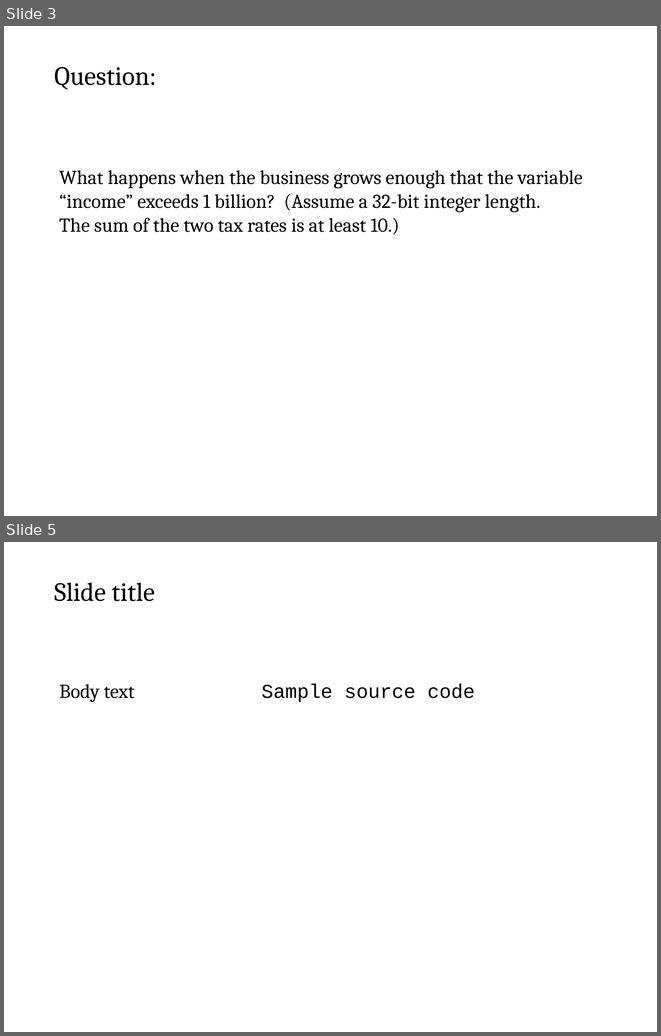
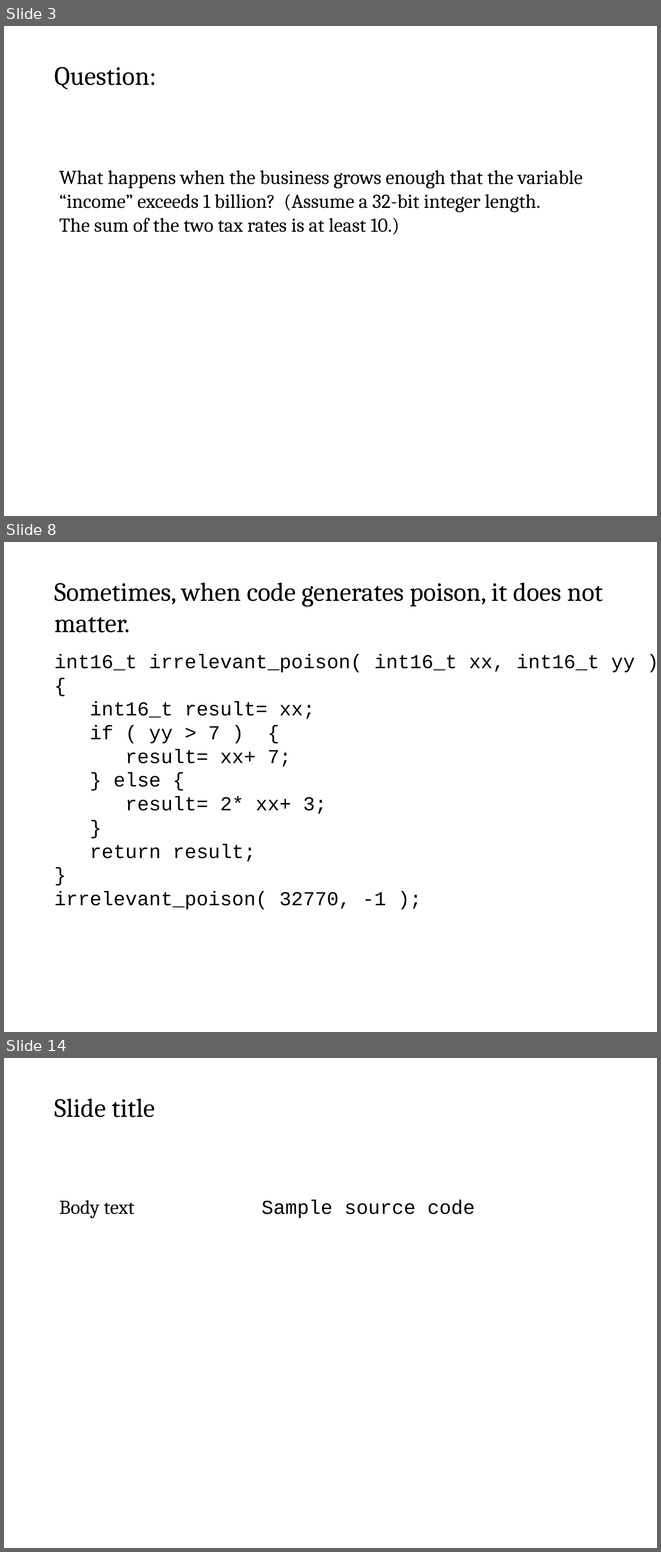
Before and after one commit to cschreiner/lli_undef_fix_admin, a slide deck: doc/poster/2015feb_grad_visit.draft.odp. Shown one above the other, each under a label of ours: slides 3 and 5 before the commit, slides 3, 8 and 14 after it; the slides between them are not shown. The pictures are 661x1036 and 661x1552 pixels, drawn with LibreOffice and Linux fonts; fonts in the diff are those of the drawing. Boxes give left, top, right and bottom in pixels: in the first picture for what was removed or moved away, otherwise in the second. Text is boxed around its words. In the diff, an @@ line names an element or a change of style, - is before the commit and + after.

Commit message:
finished transcribing text from the textual draft

```diff
--- a/doc/poster/2015feb_grad_visit.draft.odp
+++ b/doc/poster/2015feb_grad_visit.draft.odp
@@ slide 8 added at [4, 542, 657, 1032], background #FFFFFF @@
@@ text added at [54, 582, 603, 633], 32 pt, text #000000 @@
+Sometimes, when code generates poison, it does not matter.
@@ text added at [54, 654, 635, 909], 24 pt, text #000000 @@
+int16_t irrelevant_poison( int16_t xx, int16_t yy )
+{
+int16_t result= xx;
+if ( yy > 7 ) {
+result= xx+ 7;
+} else {
+result= 2* xx+ 3;
+}
+return result;
+}
+irrelevant_poison( 32770, -1 );
@@ what was slide 5 is now slide 14 @@
```
Also in this commit, not shown: 1 slide changed, 8 other slides added.
